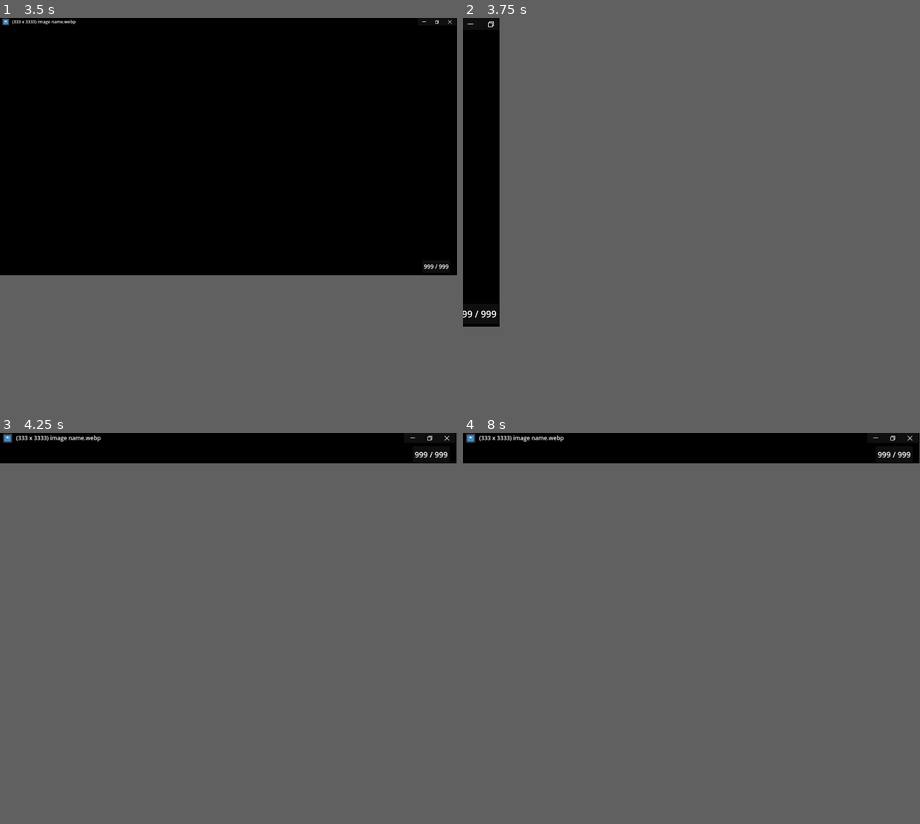
Above: before the commit, frames 1-4 (two rows, left to right).
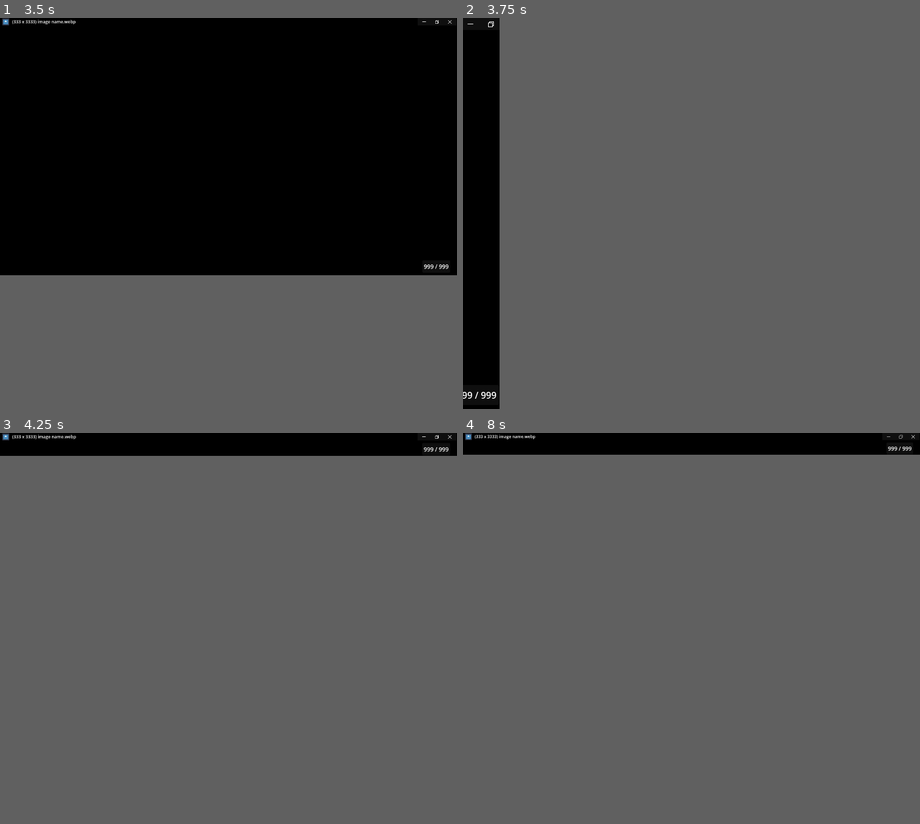
Above: after the commit, the same moments.

Repository: Jareth329/ImageViewer
Game: Godot game, scene res://scenes/main.tscn
Two runs of this game, one before a commit and one after it. Both use one fixed random seed, a clock stepped at 60 frames per second and the inputs below. The engine's default icon, where the game draws it, is replaced by a stand-in: a white triangle on a blue panel in a dark square.
Inputs (mouse positions are in pixels of both pictures, inside the frame that each line leads up to):
- Up to frame 1 (3.5 s): click (425, 21) at 0.5 s; click (438, 21) at 1.25 s; tap Enter at 2 s; drag from (228, 150) to (274, 88) at 2.02 s; tap Space at 2.75 s; drag from (137, 158) to (205, 197) at 2.77 s
- Up to frame 2 (3.75 s): tap Enter at 3.5 s; move the mouse to (737, 88) at 3.52 s; hold Right from 3.53 s (still down); tap X at 3.6 s; click (737, 88) at 3.67 s
- Up to frame 3 (4.25 s): keep holding Right; tap Z at 3.8 s
- Up to frame 4 (8 s): release Right at 4.25 s; tap Space at 4.25, 5.75 s; drag from (668, 612) to (554, 522) at 4.27 s; tap Enter at 5 s; move the mouse to (828, 601) at 5.02 s; hold Left 5.03-5.75 s; tap Ctrl at 5.1 s; click (828, 601) at 5.17 s; tap Z at 5.3, 6.8 s; drag from (554, 522) to (622, 495) at 5.77 s; move the mouse to (714, 562) at 6.52 s; hold Down 6.53-7.25 s; tap R at 6.6 s; click (714, 562) at 6.67 s; drag from (622, 495) to (600, 573) at 7.27 s
In our replay, in frame 2 the window is 64x540 before the commit and 64x684 after it. These sizes can differ from the game's own. Grey fills any space a smaller window leaves; there, only what the larger window draws over its background counts as a difference.

Frame 1 is identical in both runs. In frame 2, 0.1% of the frame differs, in the area x 0-8%, y 74-98%; in frame 3, 0.4%, in the area x 0-99%, y 0-7%; in frame 4, 0.3%.

Commit message:
titlebar and scaling
- titlebar can be changed between REAL/FAKE/NONE with F2
- scaling mode can be changed with X
    - minimal sizes images to a maximum of 75% of the current screen
    - full takes up most of the available space, but keeps the current aspect ratio
    - full_ignore_aspect takes up the entire available space

real titlebar + full_ignore_aspect can be snapped to r-side of screen to keep in place

fake titlebar will automatically resize the window after being dragged

Diff:
--- a/scripts/main.gd
+++ b/scripts/main.gd
@@ -10,8 +10,11 @@
 @onready var maximize:Button = $vbox/titlebar/margin/hbox/maximize
 @onready var close:Button = $vbox/titlebar/margin/hbox/close
 @onready var view:MarginContainer = $vbox/margin
+@onready var fake_title:Label = $vbox/titlebar/margin/hbox/label
 var supported_formats:PackedStringArray = [ "jpg", "jpeg", "jfif", "png", "bmp", "dds", "ktx", "exr", "hdr", "tga", "svg", "webp" ]
 enum ImageType { JPEG, PNG, WEBP }
+enum TitlebarMode { REAL, FAKE, NONE }
+enum SpaceMode { MINIMAL, FULL, FULL_IGNORE_ASPECT }
 #endregion
 
 #region Settings
@@ -23,10 +26,12 @@
 var virtual_row_size:int = 4 # make customizable
 var window_max_size_percent:float = 0.75
 var always_use_full_space:bool = true
-var full_space_percent:float = 0.95 # how close to Right/Bottom borders does it get when using full space
+var full_space_percent:Vector2 = Vector2(0.995, 0.95) # how close to Right/Bottom borders does it get when using full space
 #endregion
 
 #region Variables
+var titlebar_mode:TitlebarMode = TitlebarMode.FAKE
+var space_mode:SpaceMode = SpaceMode.MINIMAL
 var image_index:int = 0
 var image_dimensions:Vector2i = Vector2i.ZERO
 var image_paths:Array[String] = []
@@ -59,9 +64,7 @@
 		elif ev.keycode == KEY_Z:
 			use_horizontal_fit = not use_horizontal_fit
 			resize_window()
-		elif ev.keycode == KEY_X:
-			always_use_full_space = not always_use_full_space
-			resize_window()
+		elif ev.keycode == KEY_X: _toggle_space_mode()
 		elif ev.keycode == KEY_LEFT: prev_image(1)
 		elif ev.keycode == KEY_RIGHT: next_image(1)
 		elif ev.keycode == KEY_UP: prev_image(virtual_row_size)
@@ -92,9 +95,25 @@
 		counter.anchor_bottom = 0.99
 		counter.anchor_right = 0.985
 
+func _toggle_space_mode() -> void:
+	if space_mode == SpaceMode.MINIMAL: space_mode = SpaceMode.FULL
+	elif space_mode == SpaceMode.FULL: space_mode = SpaceMode.FULL_IGNORE_ASPECT
+	else: space_mode = SpaceMode.MINIMAL
+	resize_window()
+
 func _update_titlebar_visibility() -> void:
-	#get_tree().root.borderless = not get_tree().root.borderless
-	titlebar.visible = not titlebar.visible
+	if titlebar_mode == TitlebarMode.REAL:
+		titlebar_mode = TitlebarMode.FAKE
+		get_tree().root.borderless = true
+		titlebar.visible = true
+	elif titlebar_mode == TitlebarMode.FAKE:
+		titlebar_mode = TitlebarMode.NONE
+		titlebar.visible = false
+		get_tree().root.borderless = true
+	else:
+		titlebar_mode = TitlebarMode.REAL
+		get_tree().root.borderless = false
+		titlebar.visible = false
 	if get_tree().root.mode == Window.MODE_WINDOWED:
 		resize_window()
 
@@ -121,7 +140,9 @@
 			get_tree().root.mode = Window.MODE_WINDOWED
 
 func update_ui(image_name:String, image_dims:Vector2) -> void:
-	get_tree().root.title = "(%d x %d) %s" % [image_dims.x, image_dims.y, image_name]
+	var title:String = "(%d x %d) %s" % [image_dims.x, image_dims.y, image_name]
+	get_tree().root.title = title
+	fake_title.text = title
 
 	if reset_camera_on_image_change:
 		display.reset_camera_state()
@@ -153,8 +174,8 @@
 	var window_max_size:Vector2i = screen_size * window_max_size_percent
 	var window_pos:Vector2i = _get_window_position()
 
-	if too_large or always_use_full_space:
-		window_max_size = (screen_size - window_pos) * full_space_percent
+	if too_large or space_mode != SpaceMode.MINIMAL:
+		window_max_size = Vector2(screen_size - window_pos) * full_space_percent
 
 	titlebar.custom_minimum_size = screen_size * 0.03
 	minimize.custom_minimum_size.x = screen_size.y * 0.05
@@ -165,18 +186,19 @@
 	var _size:Vector2i = window_max_size
 	var image_aspect:float = calc_image_aspect()
 
-	if use_horizontal_fit or (image_aspect > 1 and image_aspect >= max_aspect):
-		_size.y = window_max_size.x / image_aspect
-		if _size.y > window_max_size.y and not use_horizontal_fit:
-			var ratio:float = float(window_max_size.y) / _size.y
-			_size.y = window_max_size.y
-			_size.x *= ratio
-	else:
-		_size.x = window_max_size.y * image_aspect
-		if _size.x > window_max_size.x:
-			var ratio:float = float(window_max_size.x) / _size.x
-			_size.x = window_max_size.x
-			_size.y *= ratio
+	if space_mode != SpaceMode.FULL_IGNORE_ASPECT:
+		if use_horizontal_fit or (image_aspect > 1 and image_aspect >= max_aspect):
+			_size.y = window_max_size.x / image_aspect
+			if _size.y > window_max_size.y and not use_horizontal_fit:
+				var ratio:float = float(window_max_size.y) / _size.y
+				_size.y = window_max_size.y
+				_size.x *= ratio
+		else:
+			_size.x = window_max_size.y * image_aspect
+			if _size.x > window_max_size.x:
+				var ratio:float = float(window_max_size.x) / _size.x
+				_size.x = window_max_size.x
+				_size.y *= ratio
 
 	if not too_large and not always_use_full_space:
 		var tmp_size:Vector2i = _size + window_pos
